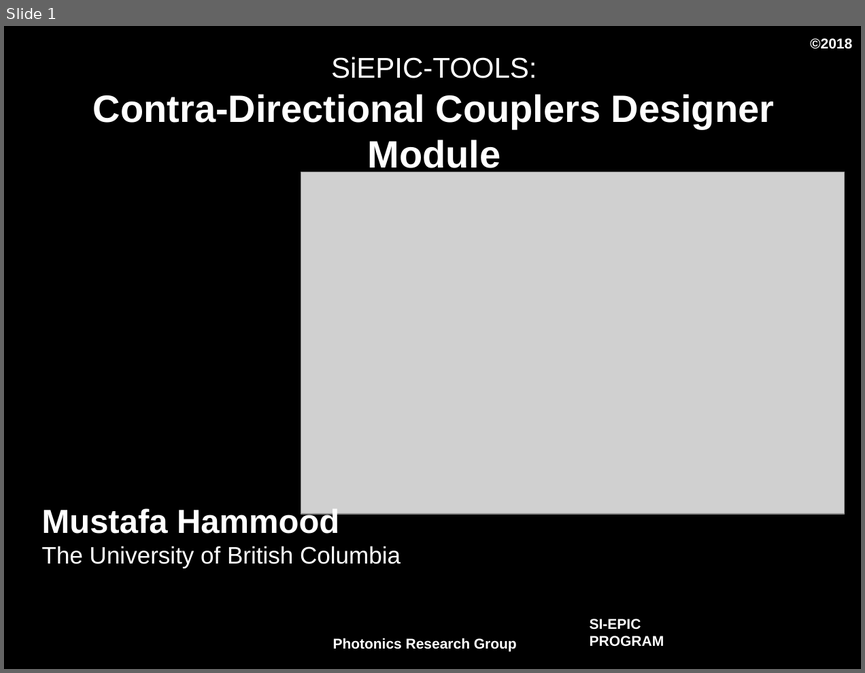
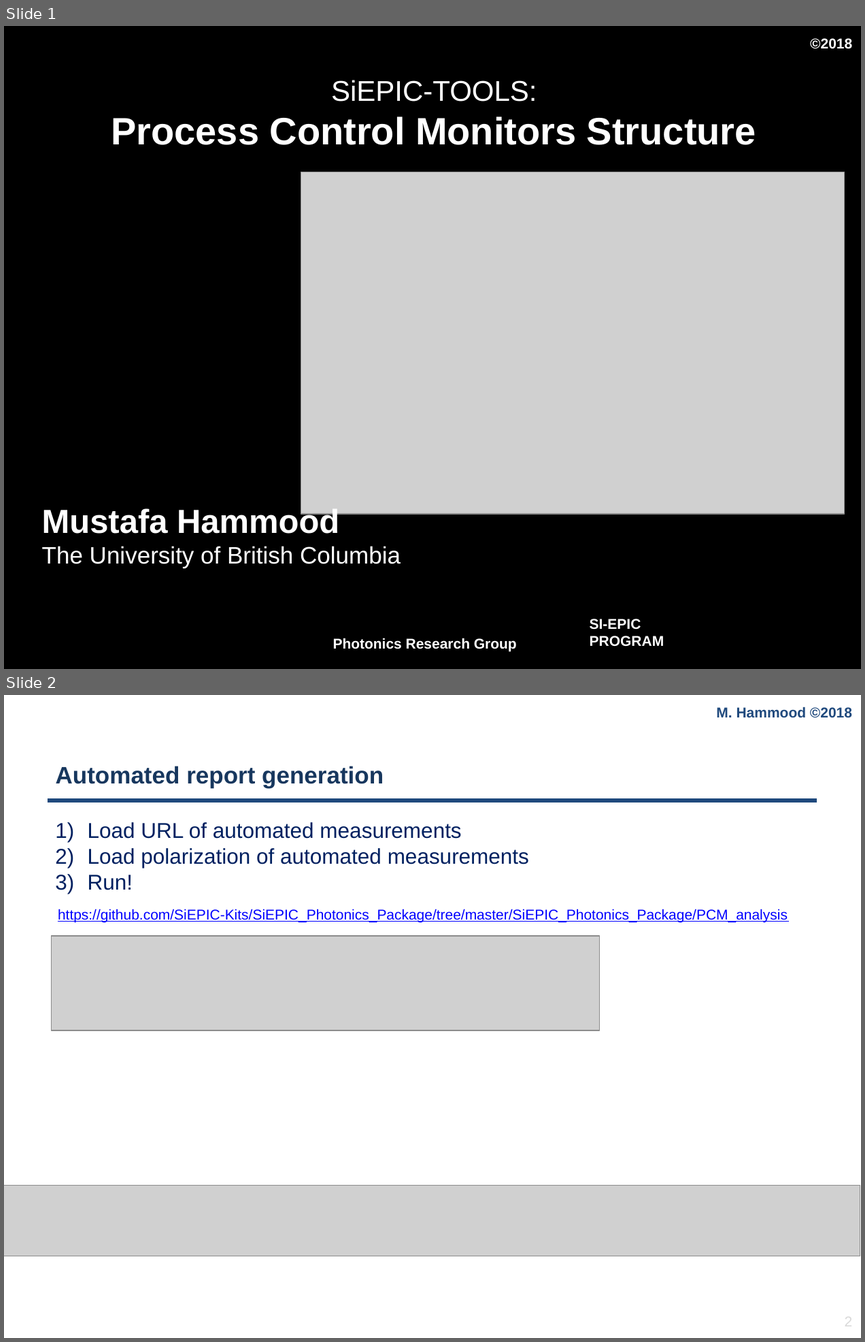
Before and after one commit to SiEPIC/SiEPIC_EBeam_PDK, a slide deck: PCM/PCM_intro.pptx. Shown one above the other, each under a label of ours: slide 1 before the commit, slides 1 and 2 after it. The pictures are 865x673 and 865x1342 pixels, drawn with LibreOffice and Linux fonts; fonts in the diff are those of the drawing; grey boxes stand for pictures; background and template pictures are left out. Boxes give left, top, right and bottom in pixels: in the first picture for what was removed or moved away, otherwise in the second. Text is boxed around its words. In the diff, an @@ line names an element or a change of style, - is before the commit and + after.

```diff
--- a/PCM/PCM_intro.pptx
+++ b/PCM/PCM_intro.pptx
@@ slide 2 added at [4,695,861,1338], background #FFFFFF; not listed: 2 template elements that a slide beside it also shows @@
@@ text added at [716,707,852,718], 12 pt, text #1F497D, bold @@
+M. Hammood ©2018
@@ title added at [56,766,383,788], 20 pt, text #17375E, bold @@
+Automated report generation
@@ line added from (48, 800) to (817, 800), #1F497D 3 pt @@
@@ text added at [88,822,529,890], 18 pt, text #002060 @@
+1) Load URL of automated measurements
+2) Load polarization of automated measurements
+3) Run!
@@ text added at [58,909,787,922], 12 pt, text #0000FF, underline @@
+https://github.com/SiEPIC-Kits/SiEPIC_Photonics_Package/tree/master/SiEPIC_Photonics_Package/PCM_analysis
@@ picture added at [51,936,600,1030] @@
@@ picture added at [4,1185,860,1255] @@
@@ page number added at [844,1313,853,1329], 12 pt, text #D9D9D9 @@
+2
@@ slide 1 changed as well @@
@@ title at [111,80,756,145]: text changed @@
-SiEPIC-TOOLS:
-Contra-Directional Couplers Designer Module
+SiEPIC-TOOLS:
+Process Control Monitors Structure
```
Also in this commit, not shown: 1 other slide added, 1 slide removed.
